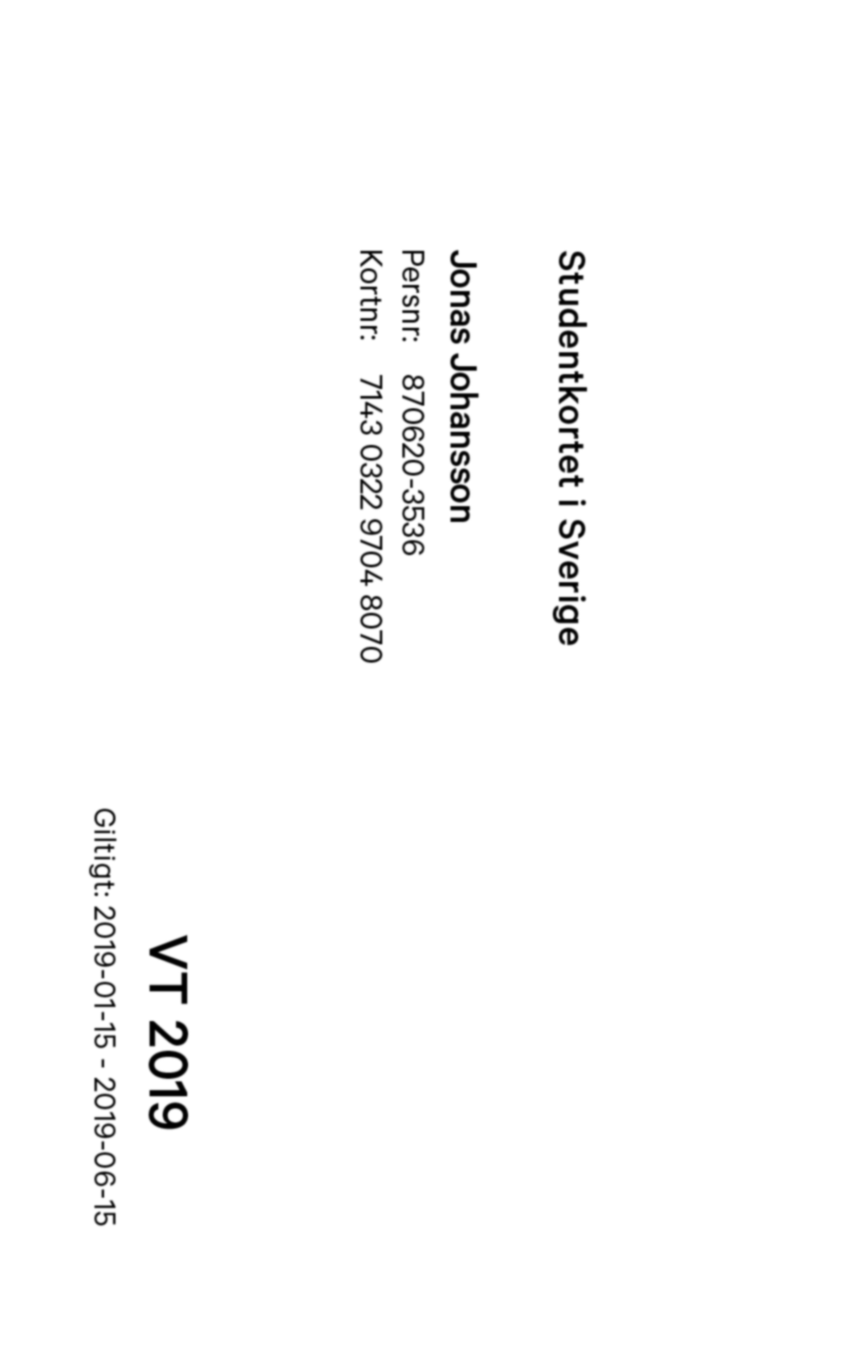
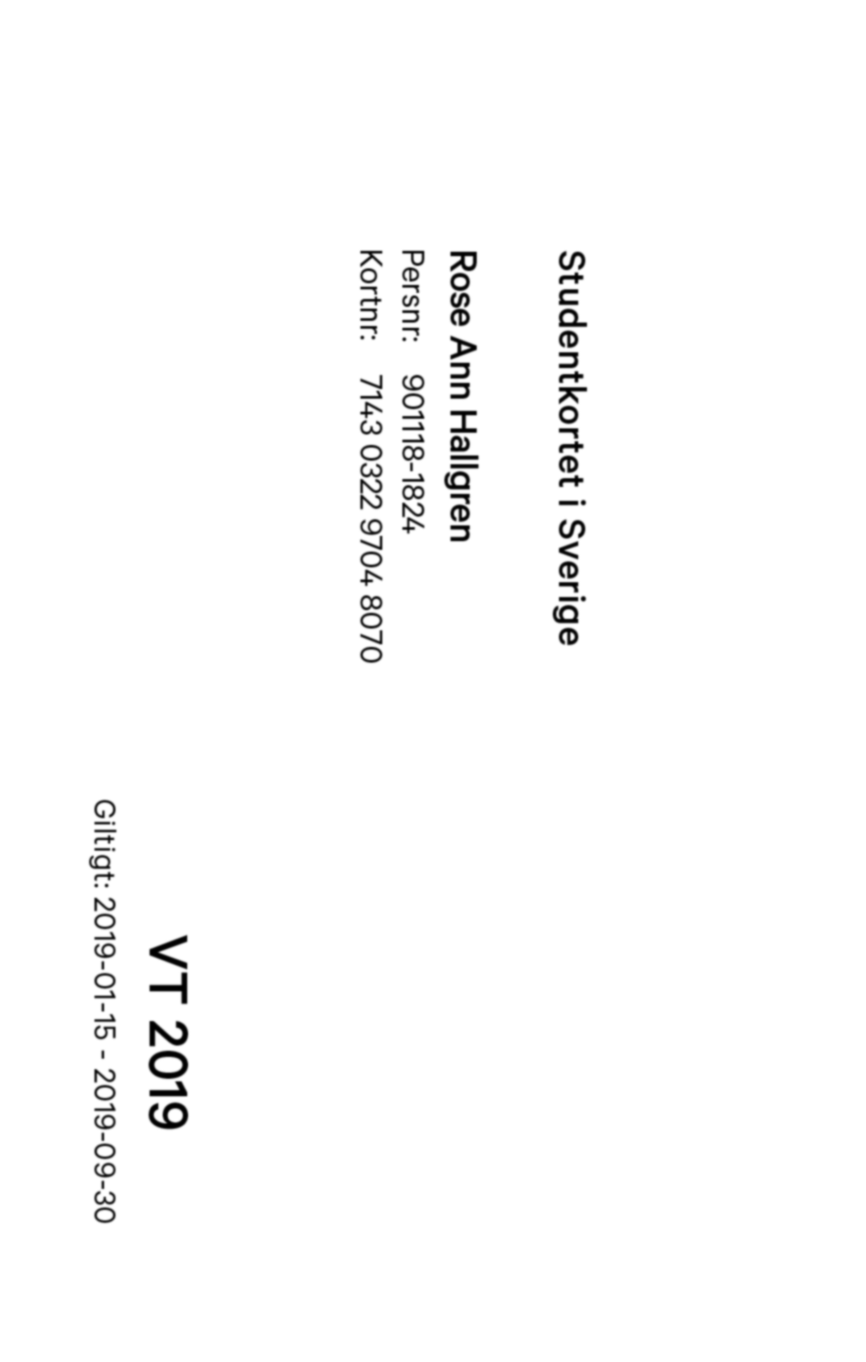
Two versions of the same layered image (w=866, h=1362). Layer-by-layer changes:
showed "Rose", painted on it over (x1=87, y1=248, x2=481, y2=1228)
hid "Jonas", painted on it over (x1=87, y1=248, x2=481, y2=1228)
